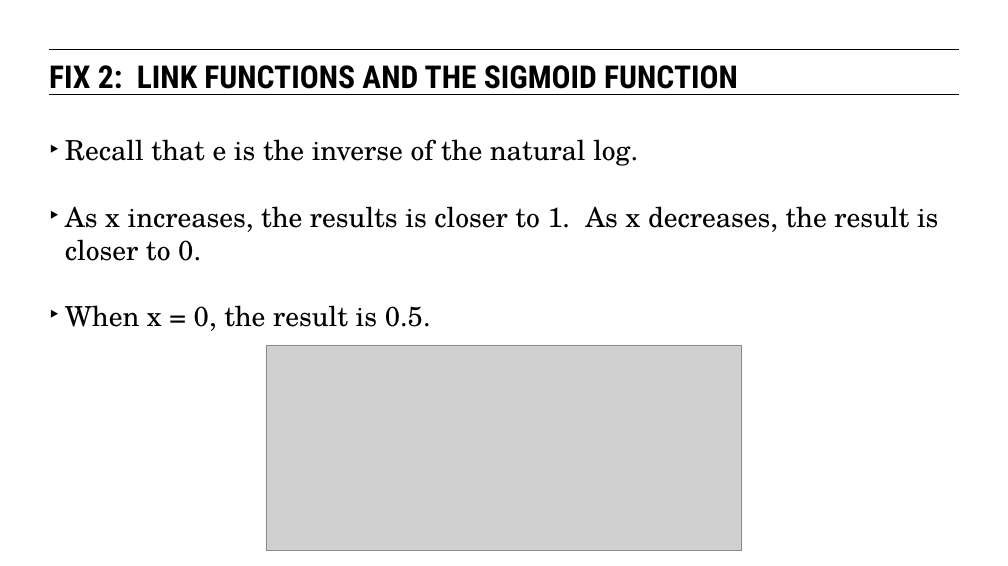
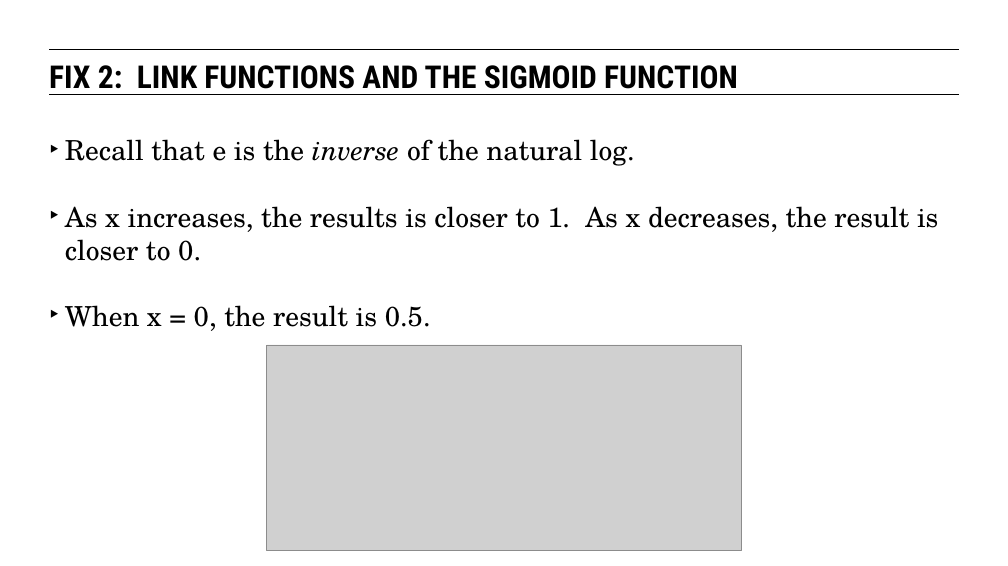
Before and after one commit to eflautt/ga-data-science, a slide deck: slide 21 of lessons/lesson-09/09-intro-to-logistic-regression.pptx (slide 20 before the commit). Drawn at 1008x566 pixels with LibreOffice and Linux fonts; fonts in the diff are those of the drawing; grey boxes stand for pictures. Boxes give left, top, right and bottom in pixels: in the first picture for what was removed or moved away, otherwise in the second. Text is boxed around its words. In the diff, an @@ line names an element or a change of style, - is before the commit and + after.

```diff
--- a/lessons/lesson-09/09-intro-to-logistic-regression.pptx
+++ b/lessons/lesson-09/09-intro-to-logistic-regression.pptx
@@ text at (65, 139, 635, 166): italic on in "inverse" @@
```
Also in this commit, not shown: 15 other slides changed, 11 slides added.
